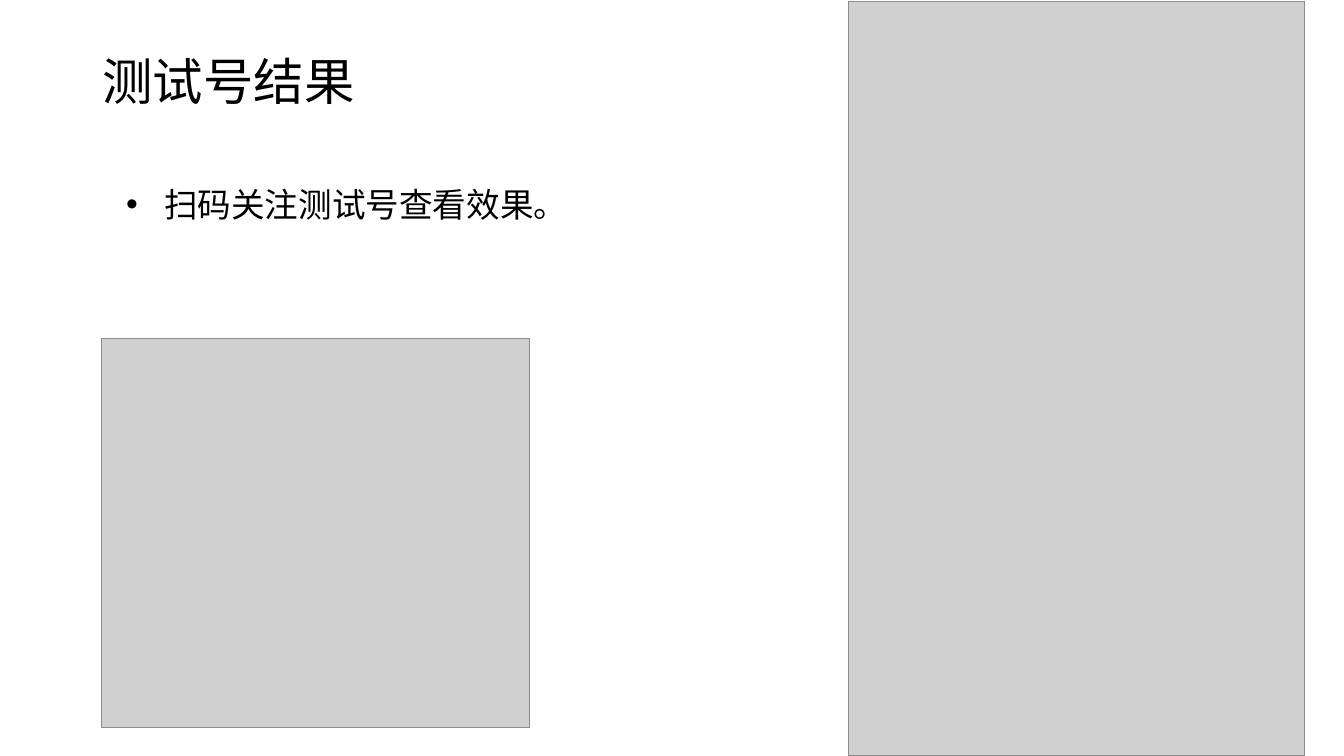
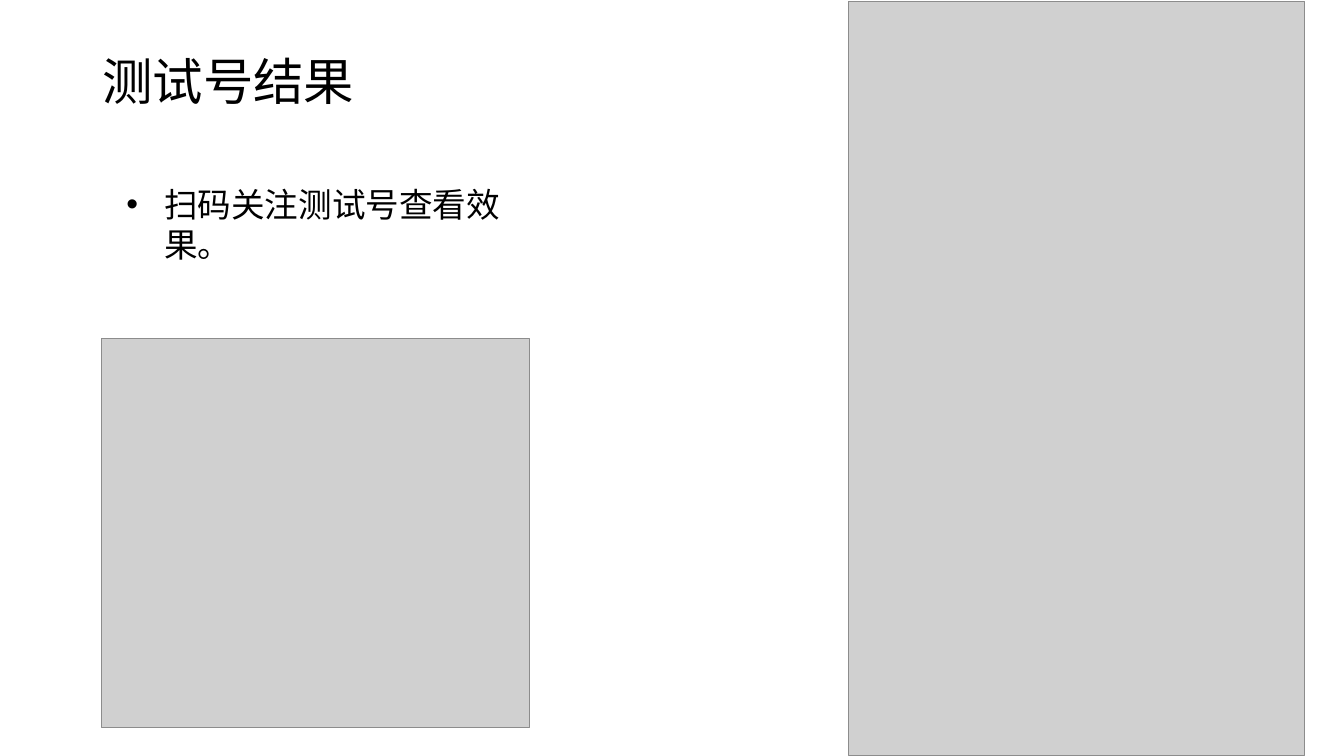
Before and after one commit to edu2act/course-wechat-and-miniprogram, a slide deck: slide 9 of ch05/自定义菜单.pptx. Drawn at 1344x756 pixels with LibreOffice and Linux fonts; fonts in the diff are those of the drawing; grey boxes stand for pictures. Boxes give left, top, right and bottom in pixels: in the first picture for what was removed or moved away, otherwise in the second. Text is boxed around its words. In the diff, an @@ line names an element or a change of style, - is before the commit and + after.

```diff
--- a/ch05/自定义菜单.pptx
+++ b/ch05/自定义菜单.pptx
@@ text "扫码关注测试号查看效果。" at (164, 188, 500, 260): indent changed @@
```
Also in this commit, not shown: 3 other slides changed, 4 other files.
